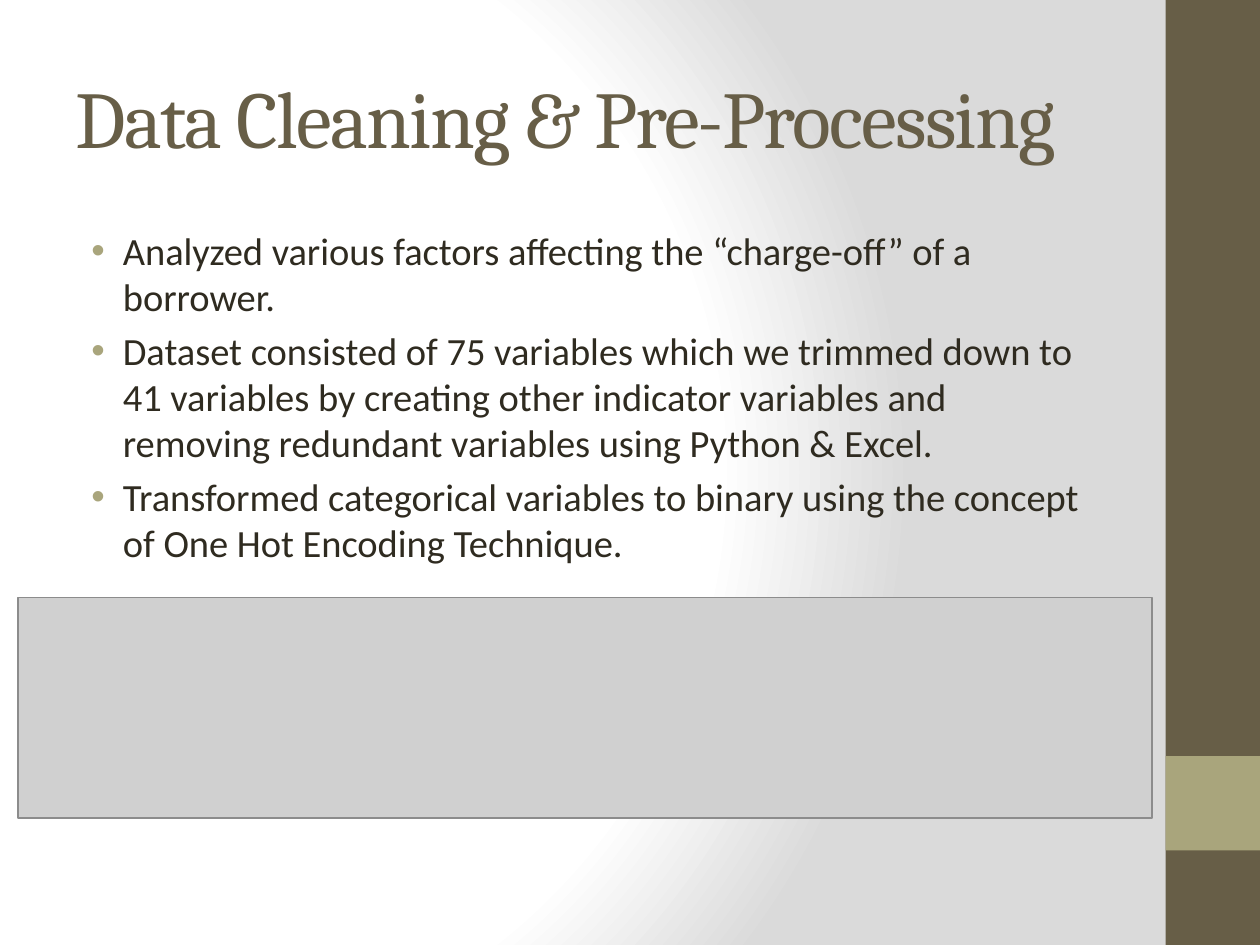
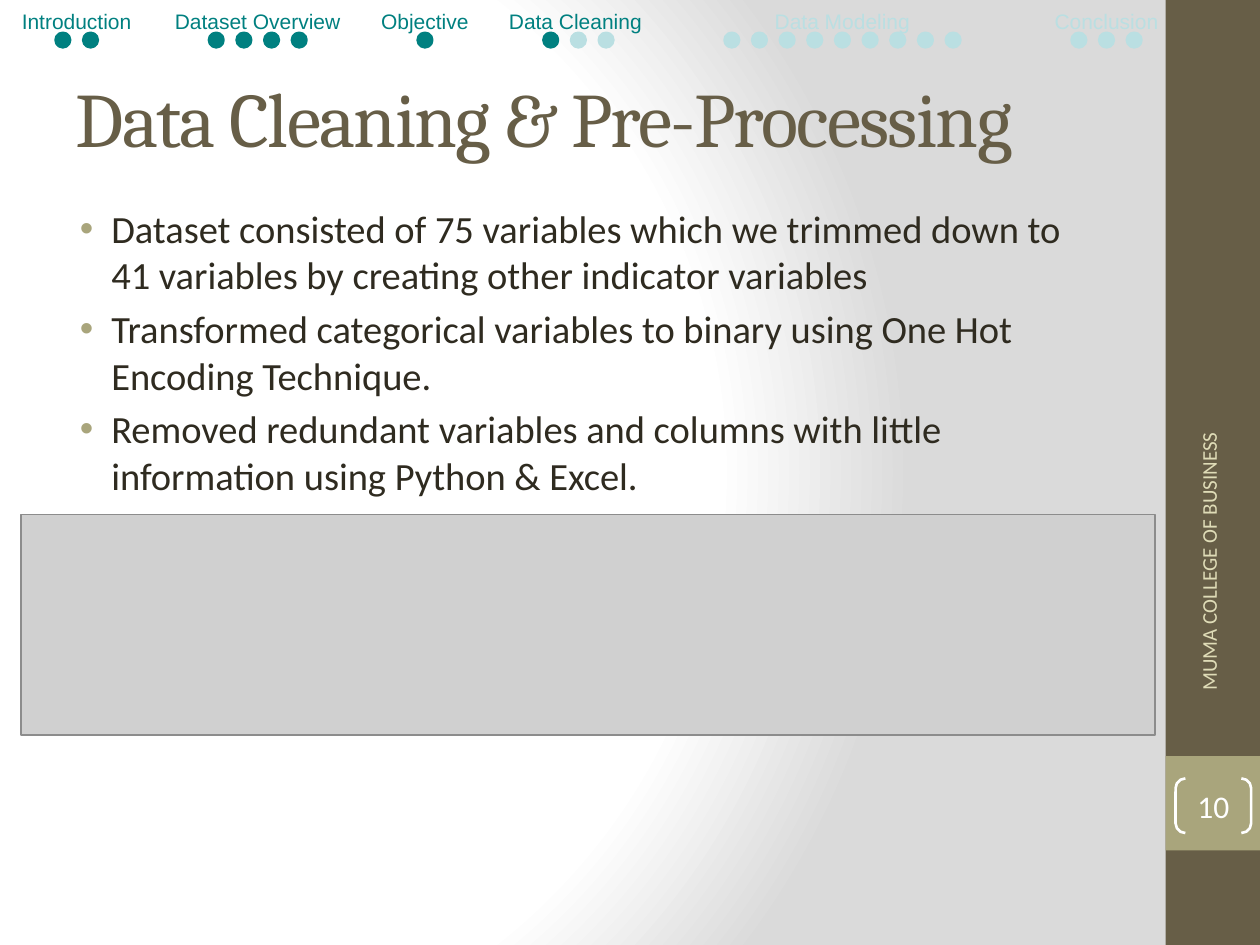
Before and after one commit to bibinjose/Data-Mining-Project, a slide deck: slide 10 of Data Mining-Project_PPT-Peer-to-Peer Lending.pptx (slide 6 before the commit). Drawn at 1260x945 pixels with LibreOffice and Linux fonts; fonts in the diff are those of the drawing; grey boxes stand for pictures. Boxes give left, top, right and bottom in pixels: in the first picture for what was removed or moved away, otherwise in the second. Text is boxed around its words. In the diff, an @@ line names an element or a change of style, - is before the commit and + after.

```diff
--- a/Data Mining-Project_PPT-Peer-to-Peer Lending.pptx
+++ b/Data Mining-Project_PPT-Peer-to-Peer Lending.pptx
@@ title "Data Cleaning & Pre-Processing" at <box>76,93,1012,164</box>: size 46 to 44 pt @@
@@ group added at <box>22,13,1142,47</box>: 22 ellipses, 4 texts @@
+Introduction
+Dataset Overview
+Objective
+Data Cleaning
@@ text at <box>111,216,1061,497</box>: text changed @@
-• Analyzed various factors affecting the “charge-off” of a borrower.
-• Dataset consisted of 75 variables which we trimmed down to 41 variables by creating other indicator variables and removing redundant variables using Python & Excel.
-• Transformed categorical variables to binary using the concept of One Hot Encoding Technique.
+• Dataset consisted of 75 variables which we trimmed down to 41 variables by creating other indicator variables
+• Transformed categorical variables to binary using One Hot Encoding Technique.
+• Removed redundant variables and columns with little information using Python & Excel.
@@ text added at <box>1197,442,1223,688</box>, 12 pt, text #DFDCB7 @@
+MUMA COLLEGE OF BUSINESS
@@ picture: place and size @@
-picture at <box>18,597,1152,818</box>
+picture at <box>21,514,1155,735</box>
@@ page number added at <box>1176,779,1251,833</box>, outline #FFFFFF 1.5 pt, 18 pt, text #FFFFFF @@
+10
```
Also in this commit, not shown: 11 other slides changed, 12 slides added, 1 slide removed.
